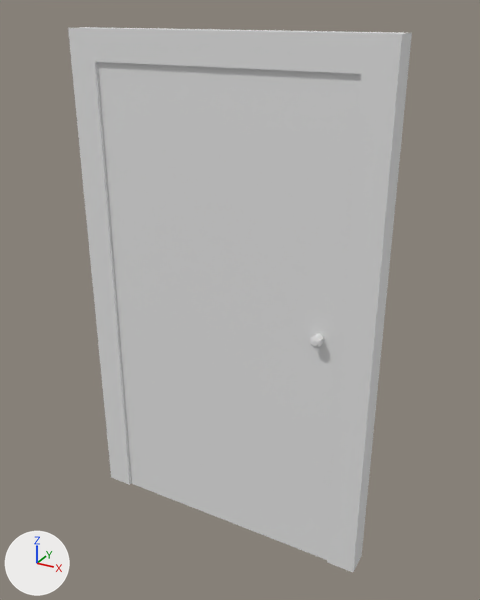
The FBX model Assets/ExportedModels/singledoor.fbx: old version first, new version second.
Camera for both pictures: a camera (50 mm lens) standing at (1.062, -1.815, 1.859) and looking at (0.042, 0.039, 0.932). Lighting does not change. The marker at lower left points along +X, +Y and +Z.

The first picture shows 'Door', 'DoorFrame'.
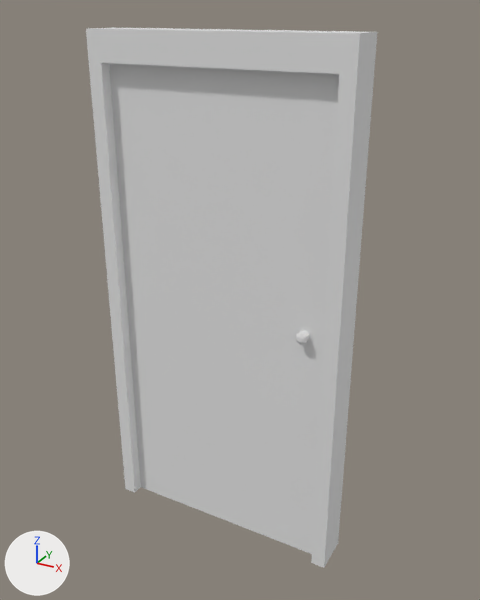
Pixel boxes (x1, y1, x2, y2) of what changed, in the pictures (480 x 600 px; the box of a moved part takes in the faces that stretch with it):
```json
{"object": "Door", "change": "reshaped", "before": [97, 62, 361, 560], "after": [109, 63, 339, 554], "on screen": "13% narrower"}
{"object": "DoorFrame", "change": "reshaped", "before": [68, 27, 412, 572], "after": [86, 28, 377, 568], "on screen": "15% narrower"}
{"part": 1, "of": "me_cube_004", "change": "added", "after": [109, 63, 339, 554]}
{"part": 2, "of": "me_cube_004", "change": "moved or reshaped", "before": [310, 334, 324, 348], "after": [296, 330, 309, 345]}
```

Scene script edits in JSON lines:
```json
{"block": "me_cube_003", "where": "# used by ob_doorframe; location = (0.0, 0.0, 1.0)"}
{"op": "remove", "block": "me_cube_003", "code": "me_cube_003.from_pydata(...)  # 24 vertices, 22 faces; spans x -0.55..0.55, y -0.04..0.05, z -1.0..0.8"}
{"op": "add", "block": "me_cube_003", "code": "me_cube_003.from_pydata(...)  # 24 vertices, 22 faces; spans x -0.45..0.45, y -0.07..0.07, z -1.0..0.8"}
{"block": "me_cube_003", "change": "me_cube_003 part 3: 24 of 24 vertices moved; they spanned x -0.55..0.55, y -0.04..0.05, z -1.0..0.8 and now span x -0.45..0.45, y -0.07..0.07, z -1.0..0.8; mean shift (0.0, -0.01, 0.0); largest move (-0.55, -0.04, -1.0) -> (-0.45, -0.07, -1.0)"}
{"block": "me_cube_004", "where": "me_cube_004.from_pydata(...)  # 38 vertices, 32 faces; spans x -0.45..0.45, y -0.07..0.03, z -1.0..0.7"}
{"block": "me_cube_004", "where": "# used by ob_door; location = (0.0, 0.0, 1.0)"}
{"block": "me_cube_004", "change": "me_cube_004 part 1: a new loose piece, a box spanning x -0.4..0.4, y -0.03..0.03, z -1.0..0.7"}
{"block": "me_cube_004", "change": "me_cube_004 part 2: the loose piece of 30 vertices spanning x 0.35..0.39, y -0.07..-0.03, z -0.13..-0.09 is moved by (-0.05, 0.0, 0.0)"}
```
